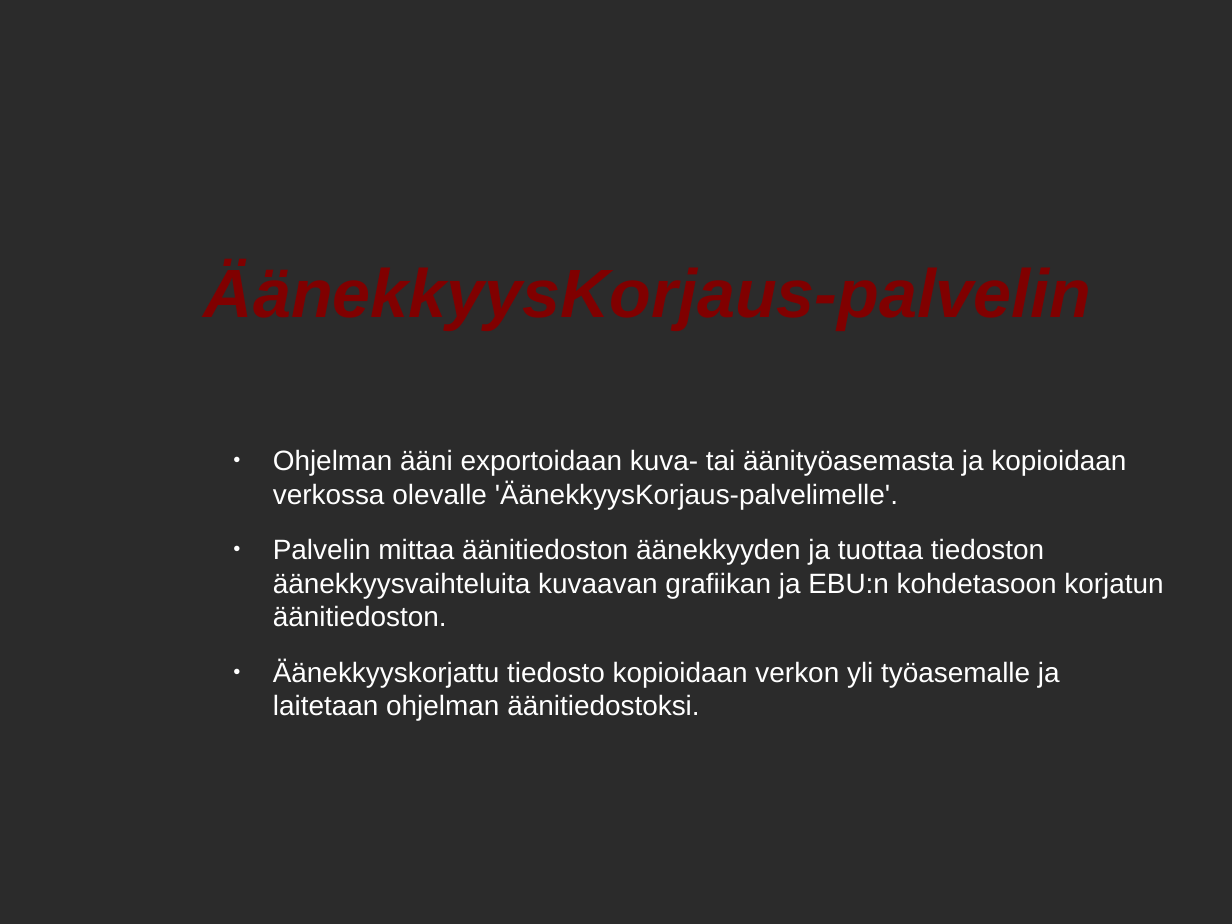
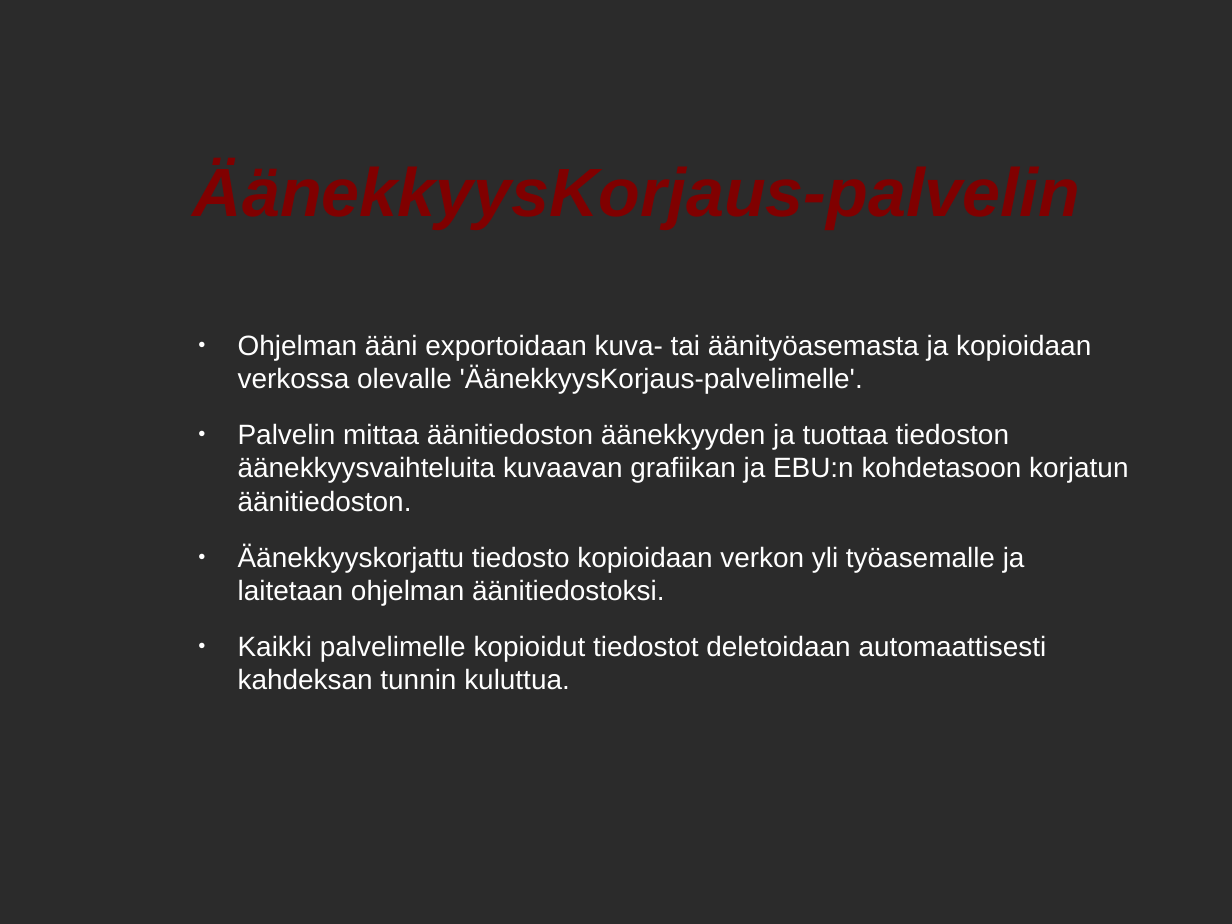
Before and after one commit to mhartzel/Introduction_To_Loudness_Correction, a slide deck: slide 19 of odp/Aanekkyyden Hallinta.odp. Drawn at 1232x924 pixels with LibreOffice and Linux fonts; fonts in the diff are those of the drawing; background and template pictures are left out; a plain dark background stands for a picture behind light text. Boxes give left, top, right and bottom in pixels: in the first picture for what was removed or moved away, otherwise in the second. Text is boxed around its words. In the diff, an @@ line names an element or a change of style, - is before the commit and + after.

Commit message:
Finnish version: forgot to mention that files copied to server are automatically deleted later.

```diff
--- a/odp/Aanekkyyden Hallinta.odp
+++ b/odp/Aanekkyyden Hallinta.odp
@@ title "ÄänekkyysKorjaus-palvelin": place and size @@
-title "ÄänekkyysKorjaus-palvelin" at [273, 482, 898, 560]
+title "ÄänekkyysKorjaus-palvelin" at [238, 367, 863, 445]
@@ text "Ohjelman ääni exportoidaan kuva- tai ...": place and size @@
-text "Ohjelman ääni exportoidaan kuva- tai ..." at [273, 449, 1163, 720]
+text "Ohjelman ääni exportoidaan kuva- tai ..." at [238, 334, 1128, 690]
@@ text at [238, 635, 1047, 690]: paragraph added @@
+● Kaikki palvelimelle kopioidut tiedostot deletoidaan automaattisesti kahdeksan tunnin kuluttua.
```
